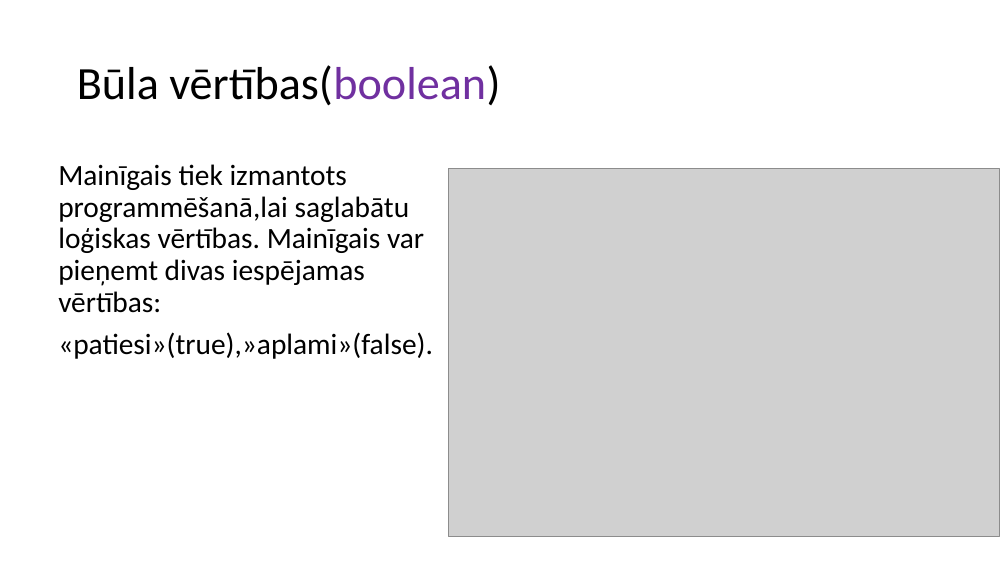
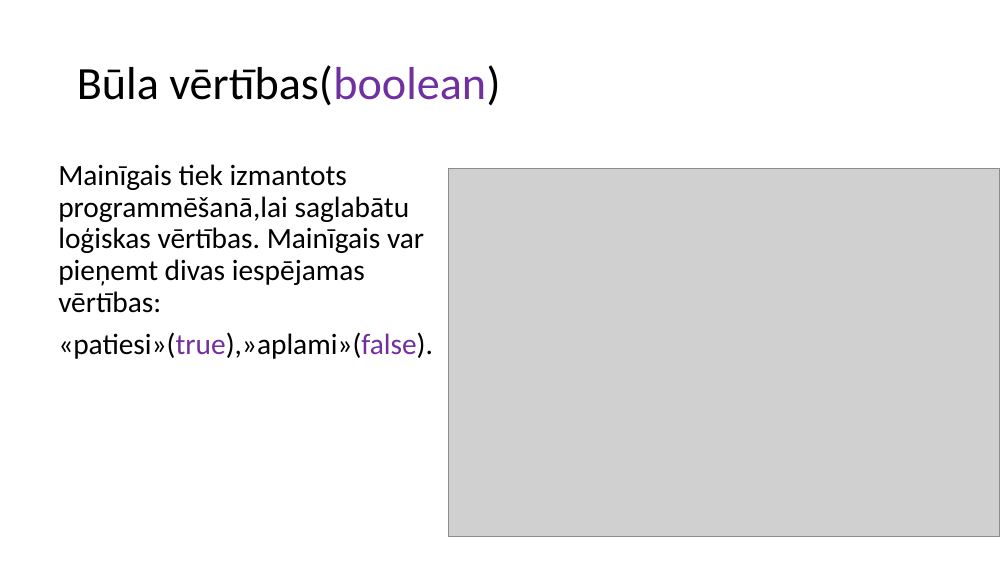
Before and after one commit to TBumerts/Eksamena_Darbs, a slide deck: slide 4 of Bumerts_InformativaisMaterials.pptx. Drawn at 1008x567 pixels with LibreOffice and Linux fonts; fonts in the diff are those of the drawing; grey boxes stand for pictures. Boxes give left, top, right and bottom in pixels: in the first picture for what was removed or moved away, otherwise in the second. Text is boxed around its words. In the diff, an @@ line names an element or a change of style, - is before the commit and + after.

```diff
--- a/Bumerts_InformativaisMaterials.pptx
+++ b/Bumerts_InformativaisMaterials.pptx
@@ text at bbox=[58, 332, 433, 359]: text colour #000000 to #7030A0 in "«patiesi»(true),»aplami»(false)." @@
```
Also in this commit, not shown: 6 other slides changed, 1 other file.
